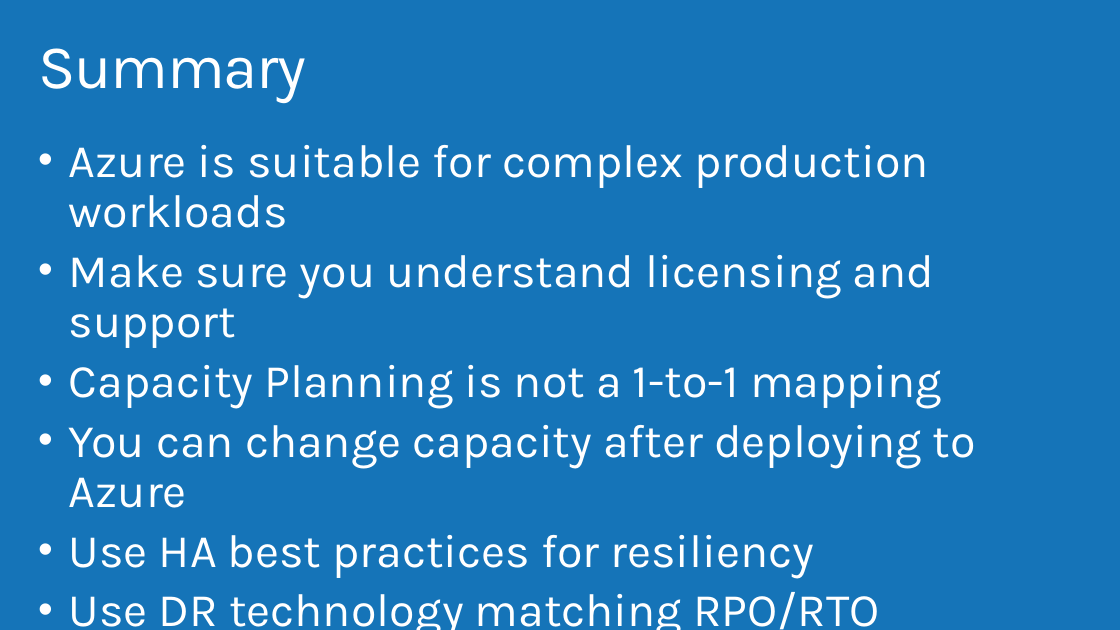
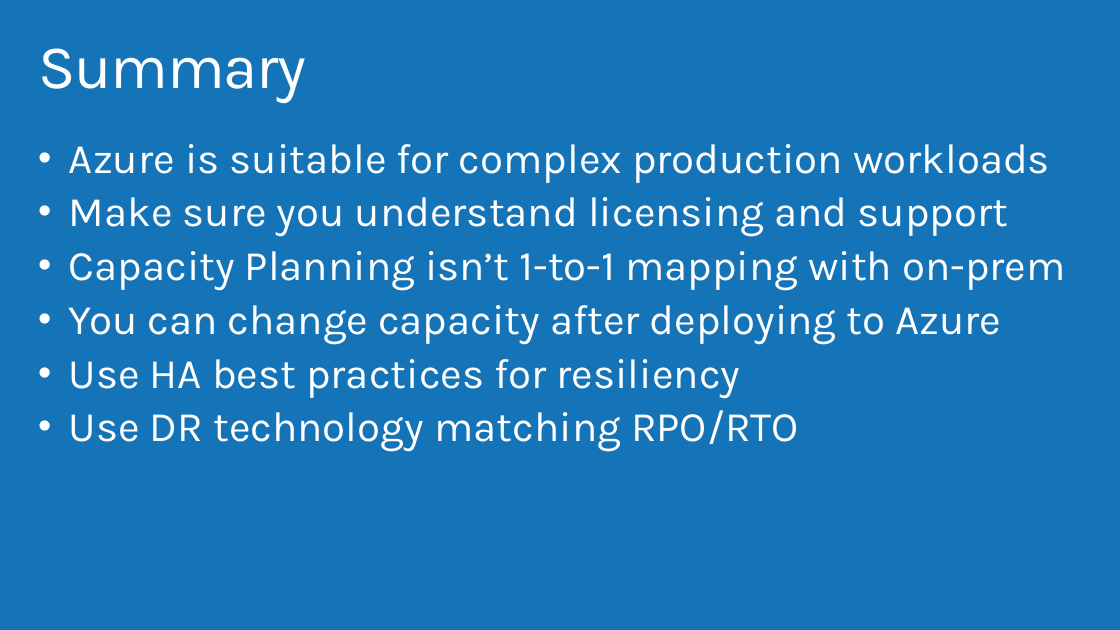
Before and after one commit to AzureCAT-GSI/Advanced-Workloads-On-Azure, a slide deck: slide 36 of Advanced Workloads on Azure.pptx (slide 37 before the commit). Drawn at 1120x630 pixels with LibreOffice and Linux fonts; fonts in the diff are those of the drawing; background and template pictures are left out. Boxes give left, top, right and bottom in pixels: in the first picture for what was removed or moved away, otherwise in the second. Text is boxed around its words. In the diff, an @@ line names an element or a change of style, - is before the commit and + after.

```diff
--- a/Advanced Workloads on Azure.pptx
+++ b/Advanced Workloads on Azure.pptx
@@ text at bbox=[69, 144, 1050, 452]: size 40 to 36 pt in "Azure is suitable for complex production workloads", "Make sure you understand licensing and support", "You can change capacity after deploying to ...", "Use HA best practices for resiliency" and 1 more places @@
@@ text at bbox=[69, 251, 1065, 291]: text changed; size 40 to 36 pt @@
-• Capacity Planning is not a 1-to-1 mapping
+• Capacity Planning isn’t 1-to-1 mapping with on-prem
```
Also in this commit, not shown: 4 other slides changed, 1 slide removed.
